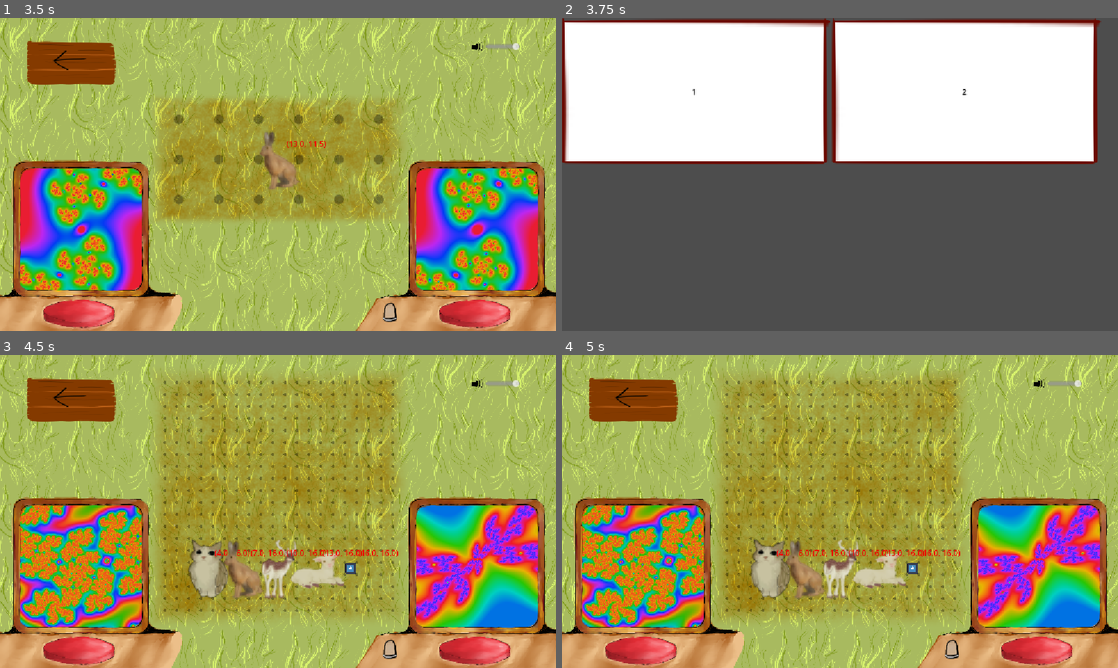
Above: before the commit, frames 1-4 (two rows, left to right).
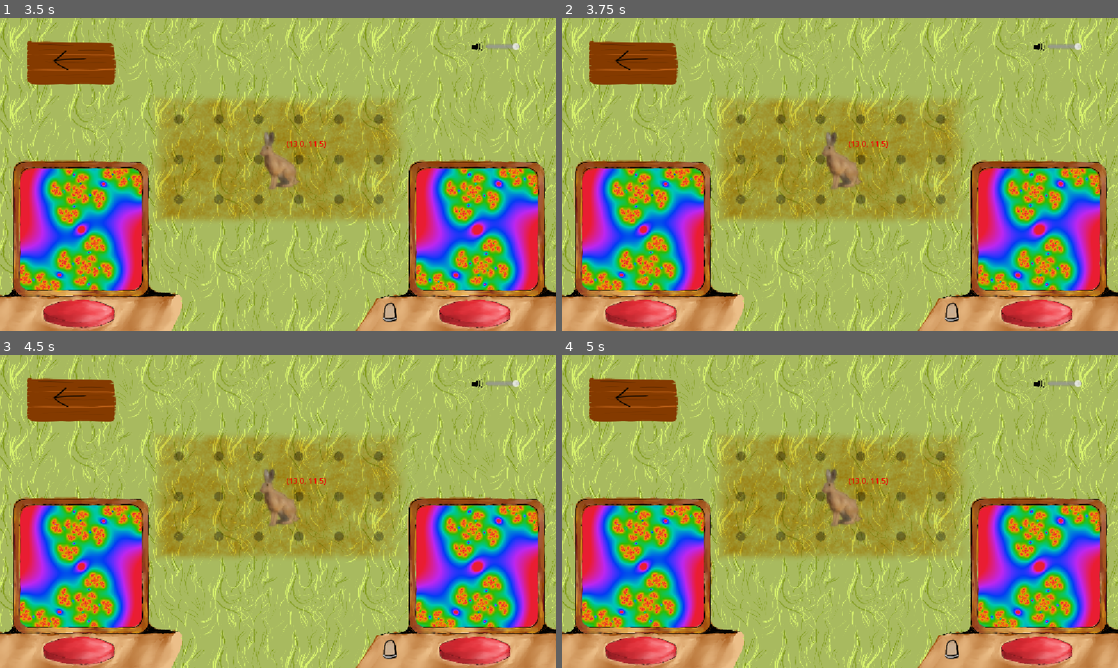
Above: after the commit, the same moments.

Repository: Wallted/ldjam-59
Game: Godot game, scene res://main.tscn
Two runs of this game, one before a commit and one after it. Both use one fixed random seed, a clock stepped at 60 frames per second and the inputs below. The engine's default icon, where the game draws it, is replaced by a stand-in: a white triangle on a blue panel in a dark square.
Inputs (mouse positions are in pixels of both pictures, inside the frame that each line leads up to):
- Up to frame 1 (3.5 s): click "1" at 0.5 s; click (278, 158) at 1.25 s; click (278, 158) at 2 s; click (278, 158) at 2.75 s
- Up to frame 2 (3.75 s): click (634, 61) at 3.5 s
- Up to frame 3 (4.5 s): click (405, 426) at 4.25 s, where only the run before the commit has a clickable "2"
- Up to frame 4 (5 s): no input

Frame 1 is identical in both runs. In frame 2, 100% of the frame differs, in the area x 0-100%, y 0-100%; in frame 3, 38%; in frame 4, 38%.
Error after the commit: Invalid assignment of property or key 'on_animal_drag' with value of type 'Callable' on a base object of type 'Control (ZooSpace)'. (res://game.gd:22)

Commit message:
i must scream
Signed-off-by: Grzegorz Choiński <grzegorzchoinski97@gmail.com>

Diff:
--- a/game.gd
+++ b/game.gd
@@ -18,7 +18,8 @@
 var rng = RandomNumberGenerator.new()
 
 func _ready():
-	zoo_space.on_animal_dropped = check_win_condition
+	zoo_space.on_animal_dropped = on_animal_dropped
+	zoo_space.on_animal_drag = on_animal_dragged
 	back_button.pressed.connect(_exit_level)
 	led.reset()
 
@@ -53,6 +54,15 @@
 	if is_pressed:
 		audio.who_sings = Audio.WhoSings.Player if is_player else Audio.WhoSings.Target
 
+func on_animal_dragged(species_idx):
+	if audio.who_sings == Audio.WhoSings.None:
+		audio.who_sings = Audio.WhoSings.Solo
+		audio.set_solo_chorister(species_idx)
+
+func on_animal_dropped():
+	if audio.who_sings == Audio.WhoSings.Solo:
+		audio.who_sings = Audio.WhoSings.None
+	check_win_condition()
 
 func ufo_cleanup():
 	var ufo = UFO.instantiate()
--- a/grid_animal.gd
+++ b/grid_animal.gd
@@ -11,9 +11,11 @@
 var _lerp_factor = 0.0
 var _previous_point: Vector2
 var species_id: int
+var chorister_idx: int
 
 signal position_changed(new_position: Vector2)
 signal animal_dropped()
+signal animal_dragged(species_id)
 
 func _ready() -> void:
 	var res_list = Species.ChoristerResMapPreload[species_id]
@@ -46,6 +48,7 @@
 		_lerp_factor += clamp(const_lerp_catch_factor_velocity * delta, 0, 1)
 		global_position = lerp(global_position, global_coords, ease(_lerp_factor, -4.0))
 		zoo_space.grid_process_cell(global_position) # debug
+		animal_dragged.emit(chorister_idx)
 
 	var is_in_bounds = zoo_space.grid_is_in_bounds(global_position)
 
--- a/zoo_space.gd
+++ b/zoo_space.gd
@@ -9,7 +9,7 @@
 
 var level: Level
 var on_animal_dropped: Callable
-
+var on_animal_dragged: Callable
 
 func _ready() -> void:
 	pass
@@ -26,13 +26,16 @@
 	tilemap.clear()
 
 func spawn_animals(choristers: Array[Chorister]):
-	for chorister in choristers:
+	for chorister_idx in choristers.size():
+		var chorister = choristers[chorister_idx]
 		var grid_animal = GRID_ANIMAL.instantiate() as GridAnimal
+		grid_animal.chorister_idx = chorister_idx
 		grid_animal.zoo_space = self
 		grid_animal.species_id = chorister.species_id
 		grid_animal.position = tilemap.position + ((chorister.grid_position-level.offset) * tilemap.scale * Vector2(tilemap.tile_set.tile_size))
 		grid_animal.position_changed.connect(chorister._on_grid_position_changed)
 		grid_animal.animal_dropped.connect(on_animal_dropped)
+		grid_animal.animal_dragged.connect(on_animal_dragged)
 		add_child(grid_animal)
 
 func grid_generate(dimension_x, dimension_y):
